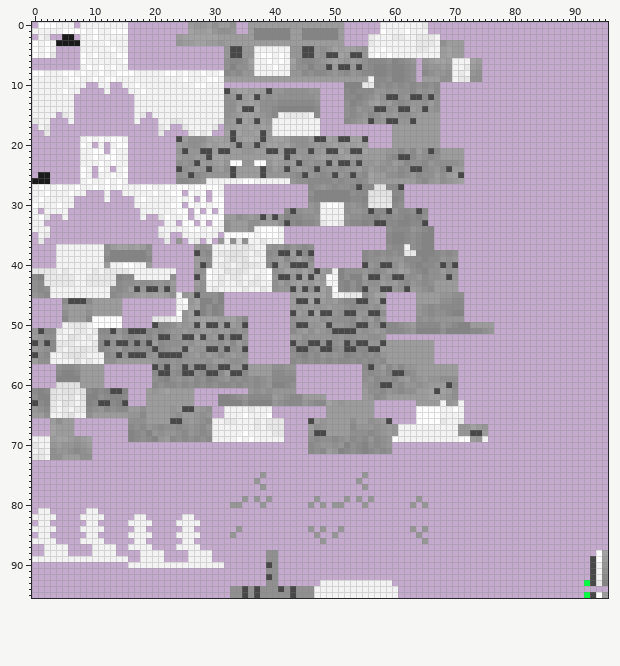
Two states of a sprite sheet, BlockBench Models/Textures/Exp2/FemaleExp2_Snow_Leopard.png. The picture above is the old version.
The file is 96x96 pixels. Colours within 5 levels of each other are drawn and written as one.
The same view after the edit:
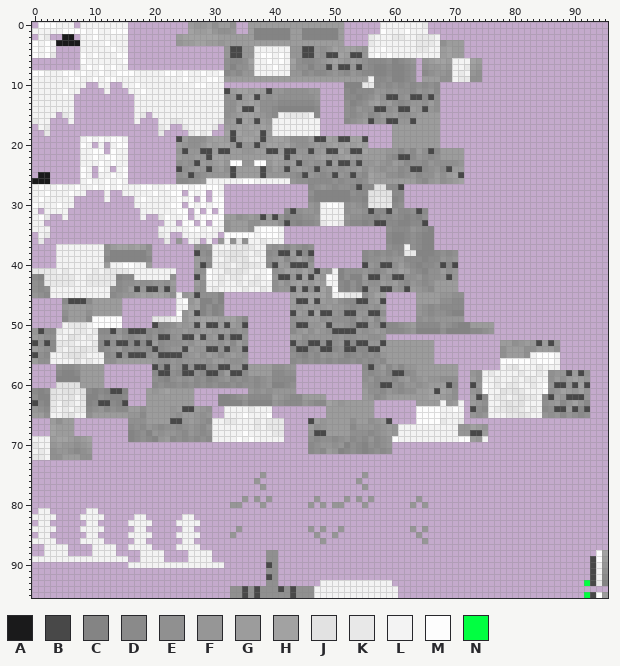
Palette (. is transparent): A #1a1a1b  B #484848  C #848484  D #8a8a8a  E #909090  F #969696  G #9c9c9c  H #a2a2a2  J #e2e2e2  K #e8e8e8  L #f3f3f3  M #fdfdfd  N #01ff41
The author wrote: tweak for add fluffly in the Exp2 Tail add the possibility to have a 4 cube for Tail (Not Recommed)
Difference:
Changed rows in their new state; - is an unchanged pixel.
first column x 73:
53 -----GGEFGFBGBF-----
54 -----EGGGEEGGGE-----
55 -----EGGGELMMML-----
56 -----MMMMMLMMML-----
57 -----LKJLLLKLLL-----
58 FELKLLLLKLLKLEFFBGBE
59 GELLKLLKLKKLLEGEGHGF
60 BFMLKLKKLLKLMFBBFBHB
61 FEMLLJKJKLLLMEFHGFHF
62 GBDLKKLKJKKLDBGFBBBF
63 GFELLKJKJLLLEFGDFHFD
64 BEDLKKJJKLKLDEBBGBDB
65 FEFLLLKKJKLLFEFDFEDE
Changed places in both pictures, as pixel boxes (x1, y1, x2, y2):
added: (470, 340, 590, 418)
